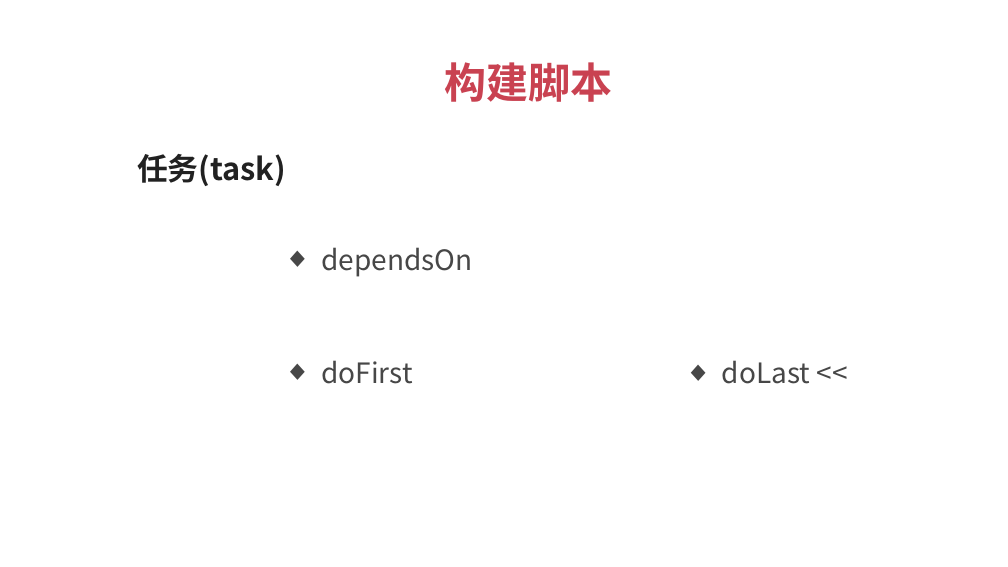
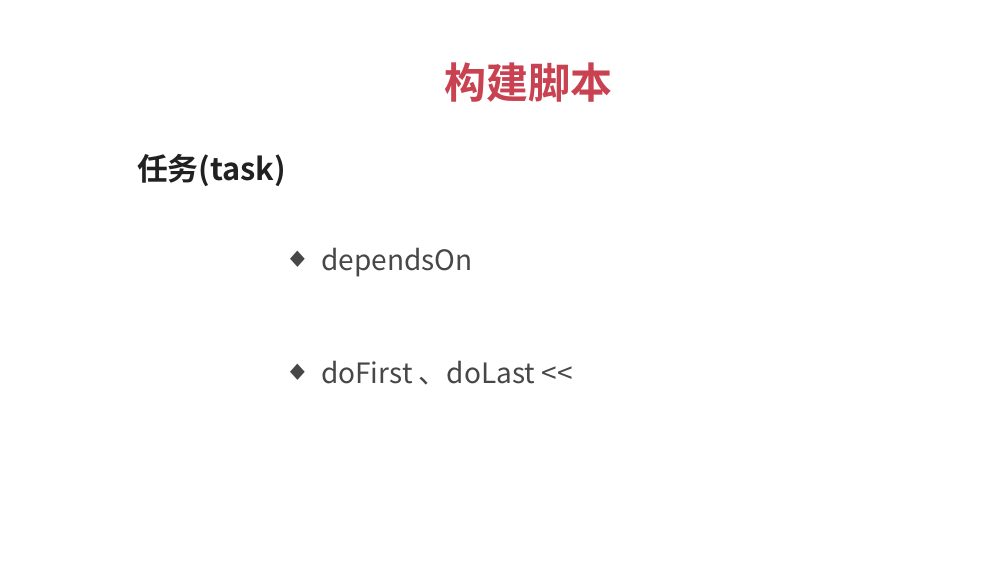
Before and after one commit to 1329555958/imooc, a slide deck: slide 26 of Gradle.pptx (slide 25 before the commit). Drawn at 1008x567 pixels with LibreOffice and Linux fonts; fonts in the diff are those of the drawing. Boxes give left, top, right and bottom in pixels: in the first picture for what was removed or moved away, otherwise in the second. Text is boxed around its words. In the diff, an @@ line names an element or a change of style, - is before the commit and + after.

```diff
--- a/Gradle.pptx
+++ b/Gradle.pptx
@@ text at (x1=321, y1=360, x2=535, y2=385): text changed @@
-  ◆ doFirst
+  ◆ doFirst 、doLast <<
@@ text removed at (x1=722, y1=360, x2=810, y2=384) @@
-  ◆ doLast <<
```
Also in this commit, not shown: 2 other slides changed, 1 slide added, 1 slide removed, 2 other files.
